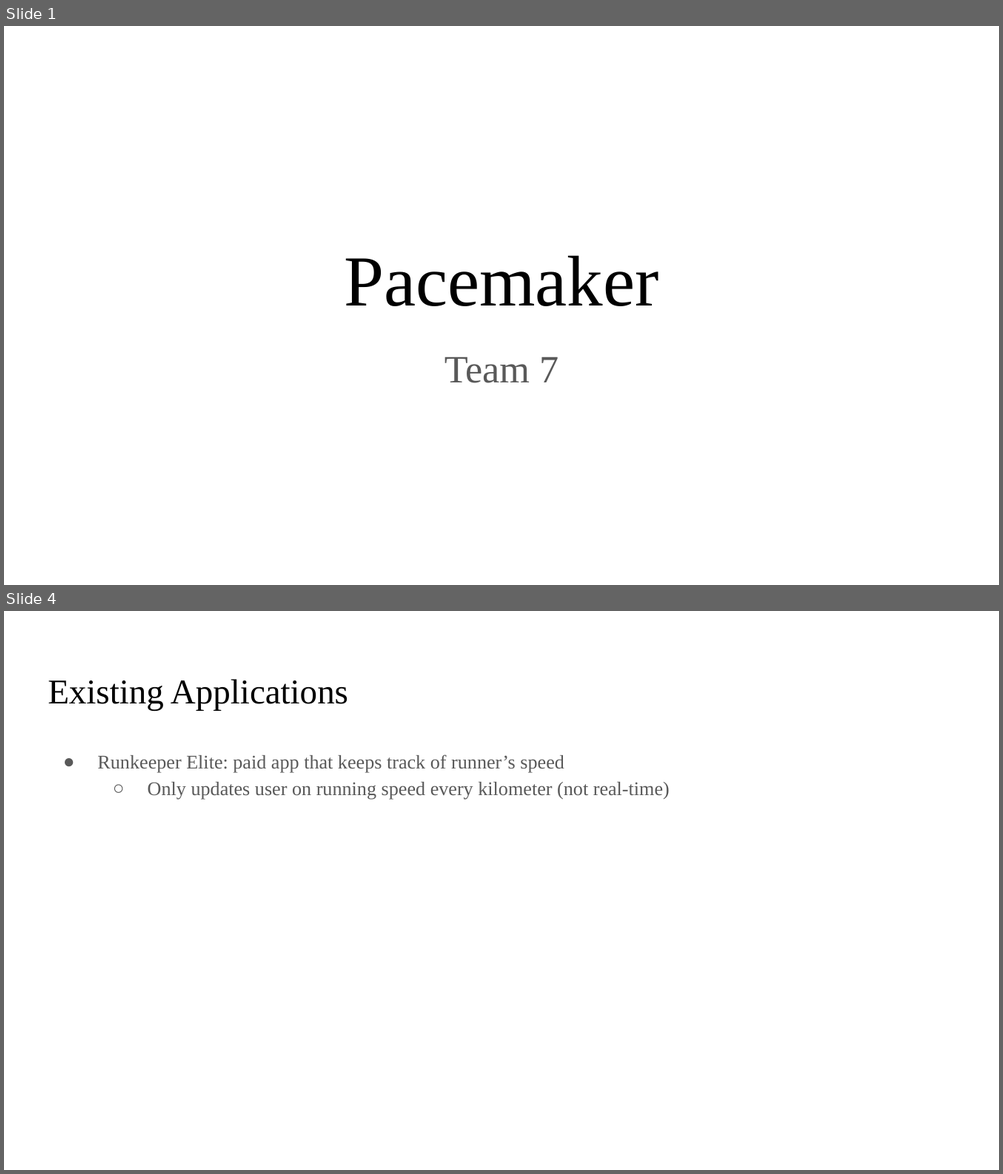
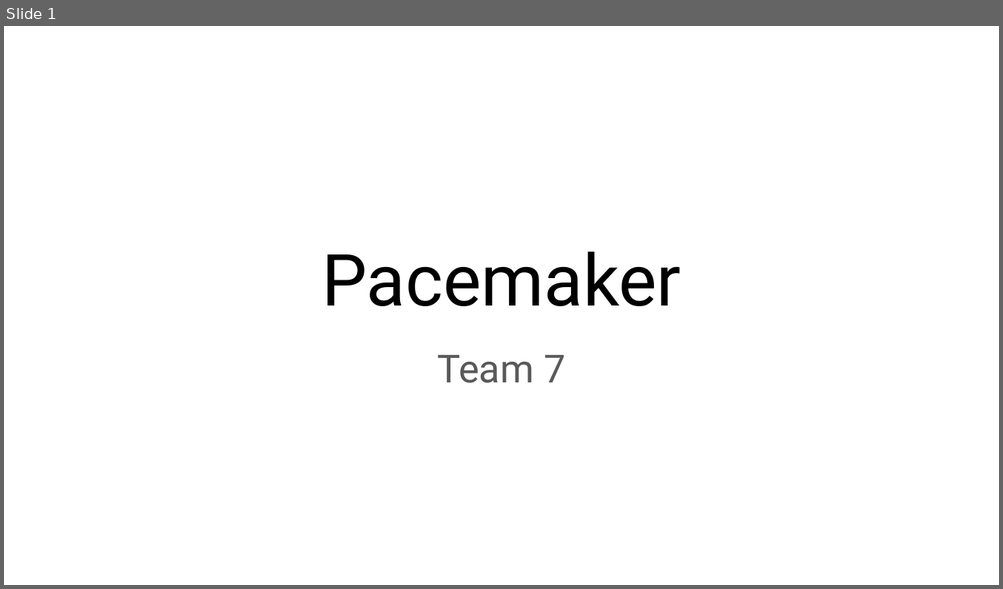
Before and after one commit to crazyboy9103/2021_2_MCA_team7, a slide deck: Project Proposal.pptx. Shown one above the other, each under a label of ours: slides 1 and 4 before the commit, slide 1 after it; the slides between them are not shown. The pictures are 1003x1174 and 1003x589 pixels, drawn with LibreOffice and Linux fonts; fonts in the diff are those of the drawing. Boxes give left, top, right and bottom in pixels: in the first picture for what was removed or moved away, otherwise in the second. Text is boxed around its words. In the diff, an @@ line names an element or a change of style, - is before the commit and + after.

```diff
--- a/Project Proposal.pptx
+++ b/Project Proposal.pptx
@@ slide 4 removed at bbox=[4, 611, 999, 1170], background #FFFFFF @@
@@ title removed at bbox=[48, 679, 348, 711] @@
-Existing Applications
@@ text removed at bbox=[97, 755, 669, 800] @@
-● Runkeeper Elite: paid app that keeps track of runner’s speed
-  ○ Only updates user on running speed every kilometer (not real-time)
@@ slide 1 changed as well @@
@@ title "Pacemaker" at bbox=[321, 252, 681, 306]: font Times New Roman to Roboto @@
@@ subtitle "Team 7" at bbox=[438, 355, 565, 383]: font Times New Roman to Roboto @@
```
Also in this commit, not shown: 4 other slides changed, 13 slides added, 2 other slides removed, 1 other file.
